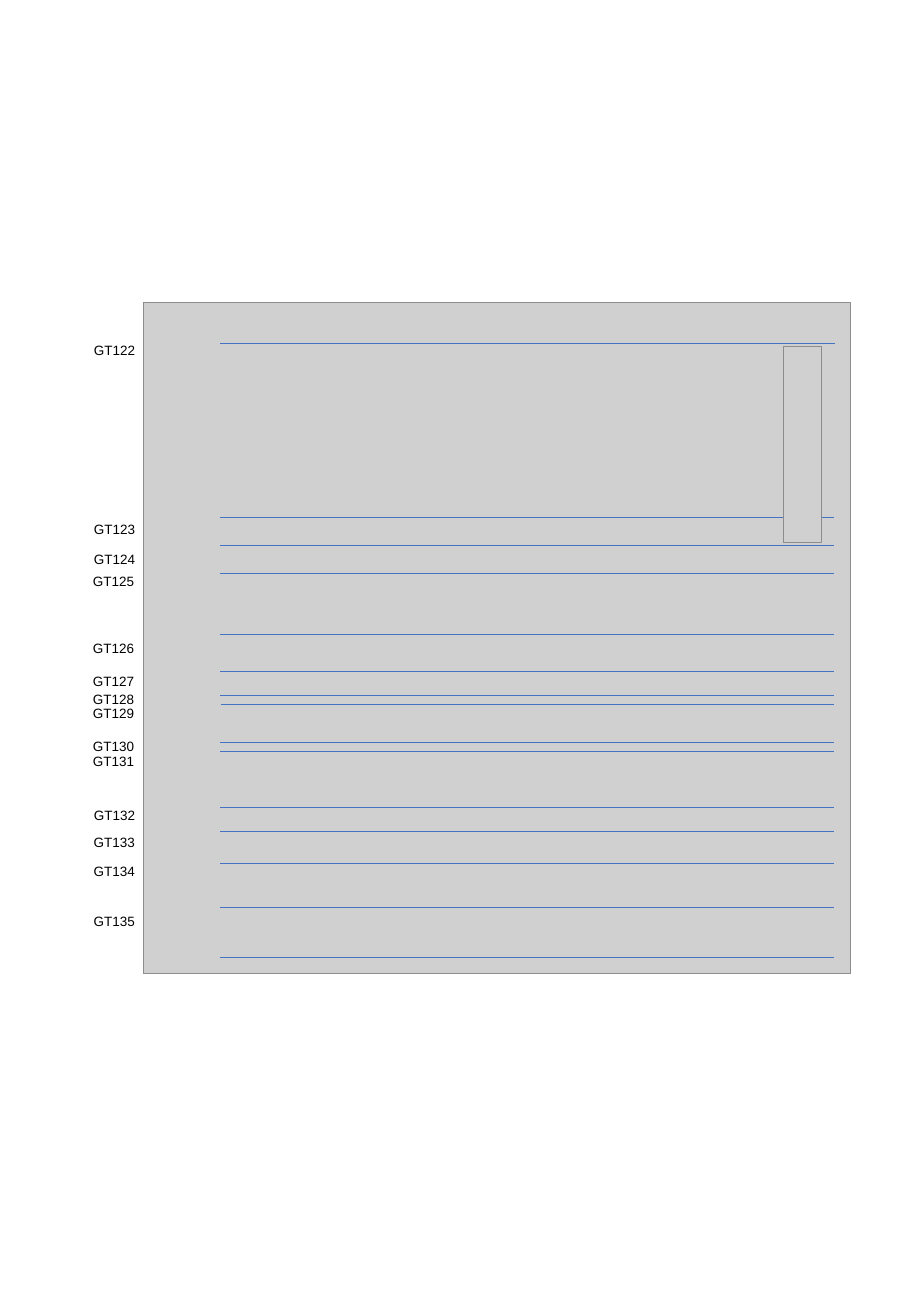
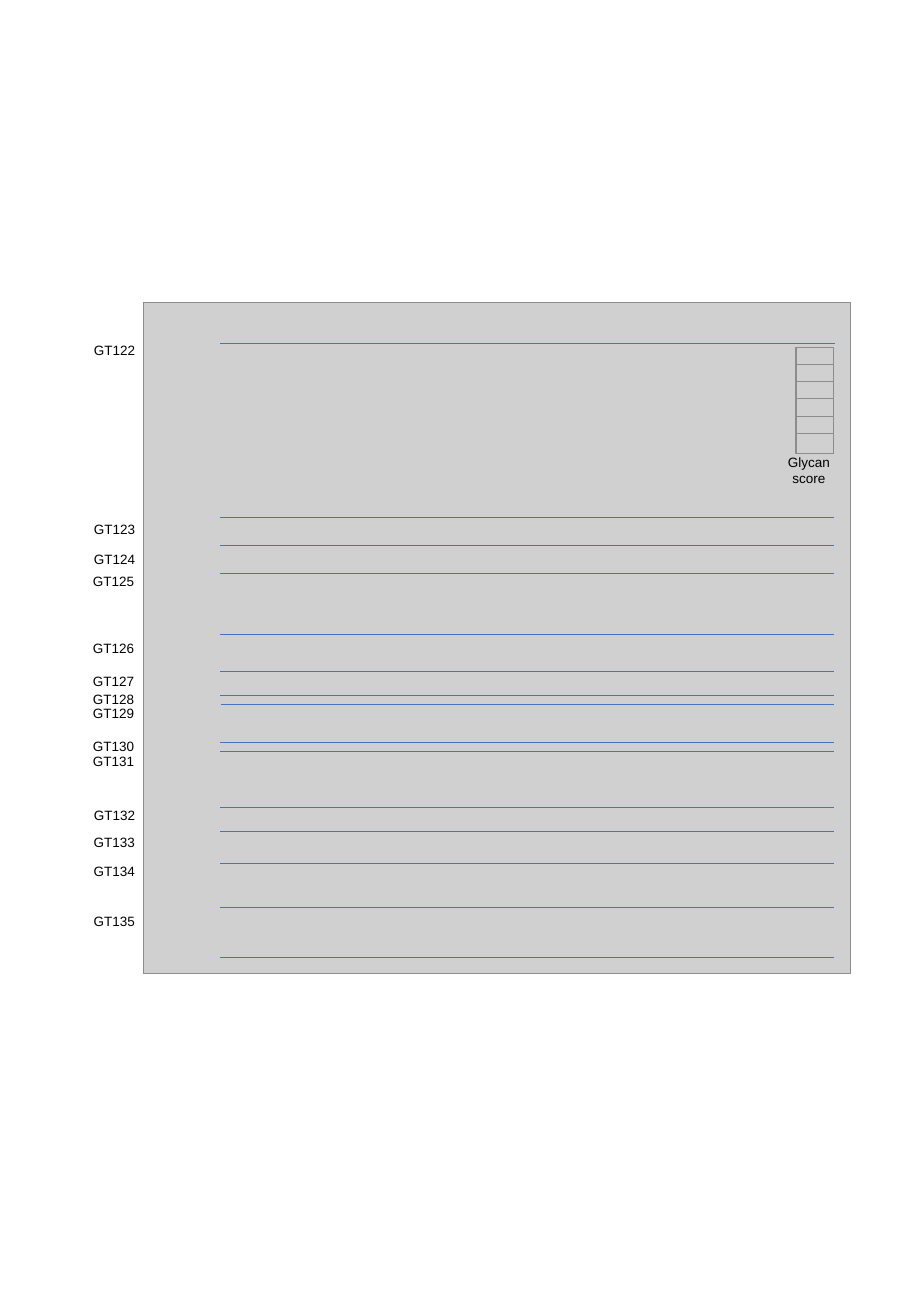
Before and after one commit to idameitil/sdpl-utilizing-gts, a slide deck: slide 6 of manuscript/figures/garry-heatmap/garry-heatmap.pptx. Drawn at 911x1316 pixels with LibreOffice and Linux fonts; fonts in the diff are those of the drawing; grey boxes stand for pictures. Boxes give left, top, right and bottom in pixels: in the first picture for what was removed or moved away, otherwise in the second. Text is boxed around its words. In the diff, an @@ line names an element or a change of style, - is before the commit and + after.

```diff
--- a/manuscript/figures/garry-heatmap/garry-heatmap.pptx
+++ b/manuscript/figures/garry-heatmap/garry-heatmap.pptx
@@ group added at box(796, 347, 833, 434): 5 pictures @@
@@ picture: place and size @@
-picture at box(783, 346, 821, 543)
+picture at box(796, 434, 833, 454)
@@ text added at box(788, 457, 830, 483), 8 pt, text #000000 @@
+Glycan
+score
```
Also in this commit, not shown: 10 other files.
